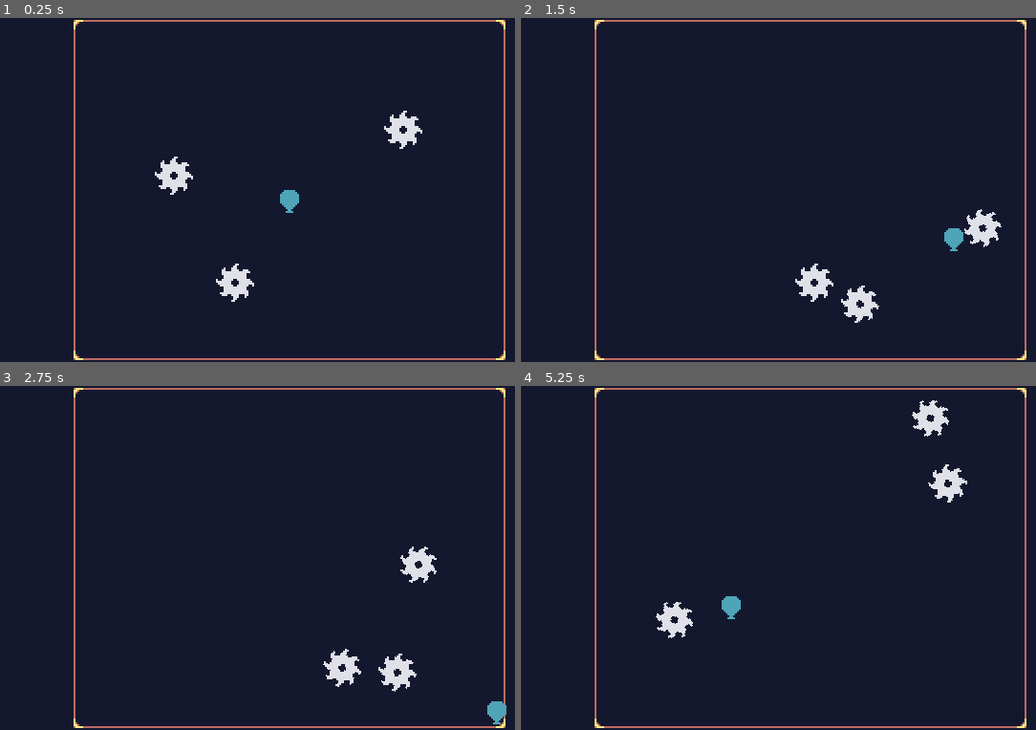
Above: before the commit, frames 1-4 (two rows, left to right).
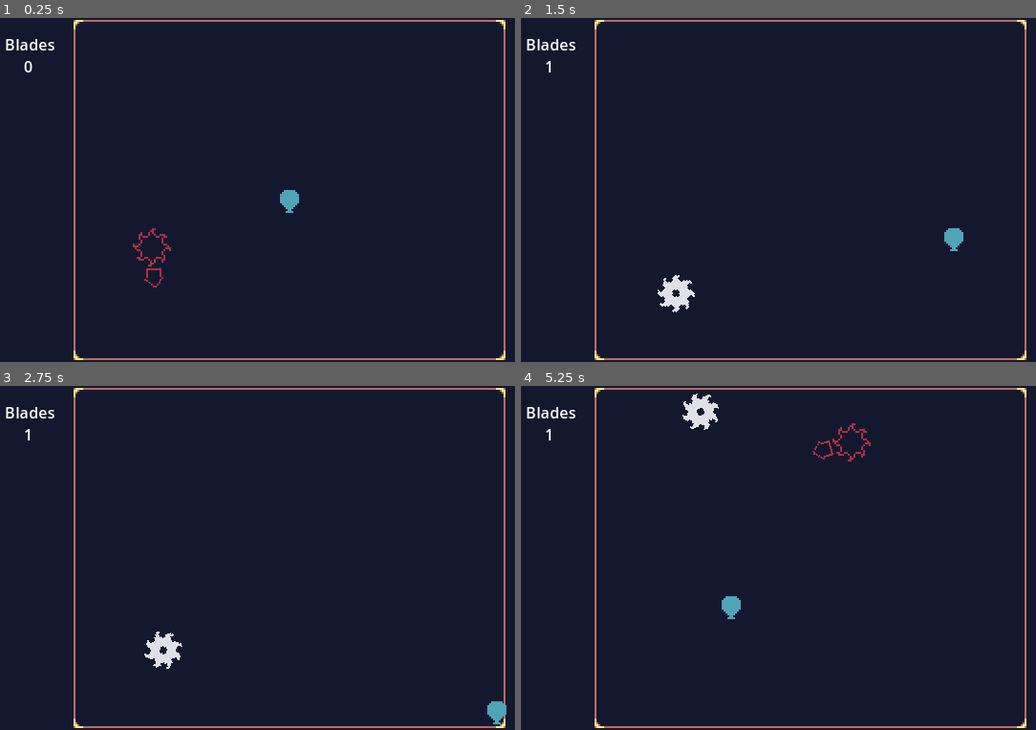
Above: after the commit, the same moments.

Repository: Enzo889/i-am-a-poor-balloon-trying-to-survive-an-endless-rain-of-blades---godot-4
Game: Godot game, scene res://world.tscn
Two runs of this game, one before a commit and one after it. Both use one fixed random seed, a clock stepped at 60 frames per second and the inputs below.
Inputs:
- Up to frame 1 (0.25 s): no input
- Up to frame 2 (1.5 s): hold Right (ui_right) 0.53-1.28 s; hold Down (ui_down) from 1.28 s (still down)
- Up to frame 3 (2.75 s): release Down (ui_down) at 2.03 s; hold Right (ui_right) from 2.03 s (still down)
- Up to frame 4 (5.25 s): release Right (ui_right) at 2.78 s; hold Up (ui_up) 2.78-3.53 s; hold Left (ui_left) 3.53-5.03 s; hold Down (ui_down) from 5.03 s (still down)

The runs differ from the first frame. In frame 1, 1.6% of the frame differs, in the area x 1-83%, y 6-83%; in frame 2, 1.8%; in frame 3, 1.8%; in frame 4, 2.0%, in the area x 1-87%, y 2-74%.

Commit message:
feat: finish turorial part

Diff:
--- a/balloon.gd
+++ b/balloon.gd
@@ -1,11 +1,19 @@
 extends CharacterBody2D
+@onready var hurtbox: Area2D = $Hurtbox
 
 
 const SPEED = 300.0
 const JUMP_VELOCITY = -400.0
 
 
+func _ready():
+	hurtbox.body_entered.connect(_on_hurtbox_body_entered)
+
 func _physics_process(delta):
 	var input_vector = Input.get_vector("ui_left","ui_right", "ui_up", "ui_down")
 	velocity = input_vector * 100
 	move_and_slide()
+
+func _on_hurtbox_body_entered(body):
+	Events.balloon_popped.emit()
+	queue_free()
--- a/balloon.tscn
+++ b/balloon.tscn
@@ -7,7 +7,12 @@
 radius = 5.0
 height = 12.0
 
+[sub_resource type="CapsuleShape2D" id="CapsuleShape2D_rcija"]
+radius = 4.0
+height = 10.0
+
 [node name="Balloon" type="CharacterBody2D"]
+z_index = 10
 collision_layer = 0
 motion_mode = 1
 platform_on_leave = 2
@@ -18,3 +23,11 @@
 
 [node name="CollisionShape2D" type="CollisionShape2D" parent="."]
 shape = SubResource("CapsuleShape2D_r00pq")
+
+[node name="Hurtbox" type="Area2D" parent="."]
+collision_layer = 0
+collision_mask = 2
+
+[node name="CollisionShape2D" type="CollisionShape2D" parent="Hurtbox"]
+shape = SubResource("CapsuleShape2D_rcija")
+debug_color = Color(1, 0, 0.0196078, 0.588235)
--- /dev/null
+++ b/events.gd
@@ -0,0 +1,4 @@
+extends Node
+
+signal saw_blade_added()
+signal balloon_popped()
--- a/project.godot
+++ b/project.godot
@@ -15,6 +15,10 @@
 config/features=PackedStringArray("4.3", "Forward Plus")
 config/icon="res://icon.svg"
 
+[autoload]
+
+Events="*res://events.gd"
+
 [display]
 
 window/size/viewport_width=320
@@ -26,7 +30,7 @@
 [layer_names]
 
 2d_physics/layer_1="world"
-2d_physics/layer_2="balloon"
+2d_physics/layer_2="balloon_hurtbox"
 
 [rendering]
 
--- a/saw_blade.tscn
+++ b/saw_blade.tscn
@@ -1,18 +1,58 @@
-[gd_scene load_steps=4 format=3 uid="uid://d13bboum7b7cx"]
+[gd_scene load_steps=7 format=3 uid="uid://d13bboum7b7cx"]
 
 [ext_resource type="Texture2D" uid="uid://dxfp7b8i53b51" path="res://assets/saw_blade.png" id="1_7dq7e"]
 
 [sub_resource type="PhysicsMaterial" id="PhysicsMaterial_u1akm"]
+friction = 0.0
 bounce = 1.0
 
 [sub_resource type="CircleShape2D" id="CircleShape2D_c1yfn"]
 radius = 8.0
 
+[sub_resource type="Animation" id="Animation_hjo4w"]
+resource_name = "spin"
+loop_mode = 1
+tracks/0/type = "value"
+tracks/0/imported = false
+tracks/0/enabled = true
+tracks/0/path = NodePath("Sprite2D:rotation")
+tracks/0/interp = 1
+tracks/0/loop_wrap = true
+tracks/0/keys = {
+"times": PackedFloat32Array(0, 1),
+"transitions": PackedFloat32Array(1, 1),
+"update": 0,
+"values": [0.0, 1.5708]
+}
+
+[sub_resource type="Animation" id="Animation_1kldp"]
+length = 0.001
+tracks/0/type = "value"
+tracks/0/imported = false
+tracks/0/enabled = true
+tracks/0/path = NodePath("Sprite2D:rotation")
+tracks/0/interp = 1
+tracks/0/loop_wrap = true
+tracks/0/keys = {
+"times": PackedFloat32Array(0),
+"transitions": PackedFloat32Array(1),
+"update": 0,
+"values": [0.0]
+}
+
+[sub_resource type="AnimationLibrary" id="AnimationLibrary_iatpn"]
+_data = {
+"RESET": SubResource("Animation_1kldp"),
+"spin": SubResource("Animation_hjo4w")
+}
+
 [node name="SawBlade" type="RigidBody2D"]
-collision_layer = 0
+z_index = 5
+collision_layer = 2
 physics_material_override = SubResource("PhysicsMaterial_u1akm")
 gravity_scale = 0.0
-linear_velocity = Vector2(50, 45)
+lock_rotation = true
+linear_velocity = Vector2(50, 0)
 linear_damp_mode = 1
 
 [node name="Sprite2D" type="Sprite2D" parent="."]
@@ -20,3 +60,10 @@
 
 [node name="CollisionShape2D" type="CollisionShape2D" parent="."]
 shape = SubResource("CircleShape2D_c1yfn")
+
+[node name="AnimationPlayer" type="AnimationPlayer" parent="."]
+libraries = {
+"": SubResource("AnimationLibrary_iatpn")
+}
+autoplay = "spin"
+speed_scale = 5.0
--- /dev/null
+++ b/saw_blade_telegraph.gd
@@ -0,0 +1,21 @@
+extends Node2D
+
+const SawScene = preload("res://saw_blade.tscn")
+
+@onready var arrow_sprite_2d: Sprite2D = $ArrowSprite2D
+@onready var timer: Timer = $Timer
+
+var direction = Vector2.RIGHT.rotated(randf_range(0, TAU))
+# Called when the node enters the scene tree for the first time.
+func _ready():
+	arrow_sprite_2d.rotation = direction.angle()
+	timer.timeout.connect(_on_timer_timeout)
+	Events.balloon_popped.connect(timer.stop)
+
+func _on_timer_timeout():
+	Events.saw_blade_added.emit()
+	var saw = SawScene.instantiate()
+	saw.position = position
+	saw.linear_velocity = direction * 50
+	get_tree().current_scene.add_child(saw)
+	queue_free()
--- /dev/null
+++ b/saw_blade_telegraph.tscn
@@ -0,0 +1,19 @@
+[gd_scene load_steps=4 format=3 uid="uid://binumxsj01s2e"]
+
+[ext_resource type="Texture2D" uid="uid://q6tojc8wshab" path="res://assets/saw_blade_telegraph.png" id="1_jlu58"]
+[ext_resource type="Script" path="res://saw_blade_telegraph.gd" id="1_urj7p"]
+[ext_resource type="Texture2D" uid="uid://bm7cuvw0dg4n5" path="res://assets/arrow.png" id="2_v3jrx"]
+
+[node name="SawBladeTelegraph" type="Node2D"]
+script = ExtResource("1_urj7p")
+
+[node name="Sprite2D" type="Sprite2D" parent="."]
+texture = ExtResource("1_jlu58")
+
+[node name="ArrowSprite2D" type="Sprite2D" parent="."]
+texture = ExtResource("2_v3jrx")
+offset = Vector2(16, 0)
+
+[node name="Timer" type="Timer" parent="."]
+one_shot = true
+autostart = true
--- /dev/null
+++ b/world.gd
@@ -0,0 +1,26 @@
+extends Node2D
+
+const SawBladeTelegraphScene =  preload("res://saw_blade_telegraph.tscn")
+
+@onready var timer: Timer = $Timer
+@onready var spawn_zone: ColorRect = $SpawnZone
+@onready var saw_count_label: Label = $SawCountLabel
+
+var saw_count = 0
+# Called when the node enters the scene tree for the first time.
+func _ready() -> void:
+	spawn_zone.hide()
+	timer.timeout.connect(_on_timer_timeout)
+	Events.balloon_popped.connect(timer.stop)
+	Events.saw_blade_added.connect(update_saw_count)
+
+func update_saw_count():
+	saw_count += 1
+	saw_count_label.text = "Blades\n" + str(saw_count)
+func _on_timer_timeout():
+	var saw_blade_telegraph = SawBladeTelegraphScene.instantiate()
+	var rect = spawn_zone.get_global_rect()
+	var saw_x = randf_range(rect.position.x, rect.end.x)
+	var saw_y = randf_range(rect.position.y, rect.end.y)
+	saw_blade_telegraph.position = Vector2(saw_x, saw_y)
+	add_child(saw_blade_telegraph)
--- a/world.tscn
+++ b/world.tscn
@@ -1,8 +1,9 @@
-[gd_scene load_steps=6 format=3 uid="uid://bqcyjim5fhbf3"]
+[gd_scene load_steps=8 format=3 uid="uid://bqcyjim5fhbf3"]
 
+[ext_resource type="Script" path="res://world.gd" id="1_2yd1c"]
 [ext_resource type="Texture2D" uid="uid://b40ykwmg7qc6g" path="res://assets/background.png" id="1_faxff"]
 [ext_resource type="PackedScene" uid="uid://b3ryy5ax5fagy" path="res://balloon.tscn" id="2_5r4e6"]
-[ext_resource type="PackedScene" uid="uid://d13bboum7b7cx" path="res://saw_blade.tscn" id="3_ulluv"]
+[ext_resource type="PackedScene" uid="uid://binumxsj01s2e" path="res://saw_blade_telegraph.tscn" id="3_u4bcr"]
 
 [sub_resource type="RectangleShape2D" id="RectangleShape2D_g8f3e"]
 size = Vector2(47, 208)
@@ -10,7 +11,12 @@
 [sub_resource type="RectangleShape2D" id="RectangleShape2D_oji36"]
 size = Vector2(320, 28)
 
+[sub_resource type="LabelSettings" id="LabelSettings_klodm"]
+line_spacing = 0.0
+font_size = 8
+
 [node name="World" type="Node2D"]
+script = ExtResource("1_2yd1c")
 
 [node name="BackgroundSprite" type="Sprite2D" parent="."]
 texture = ExtResource("1_faxff")
@@ -41,11 +47,26 @@
 [node name="Balloon" parent="." instance=ExtResource("2_5r4e6")]
 position = Vector2(160, 96)
 
-[node name="SawBlade" parent="." instance=ExtResource("3_ulluv")]
-position = Vector2(88, 72)
+[node name="SawBladeTelegraph" parent="." instance=ExtResource("3_u4bcr")]
+position = Vector2(88, 120)
 
-[node name="SawBlade2" parent="." instance=ExtResource("3_ulluv")]
-position = Vector2(120, 128)
+[node name="Timer" type="Timer" parent="."]
+wait_time = 5.0
+autostart = true
 
-[node name="SawBlade3" parent="." instance=ExtResource("3_ulluv")]
-position = Vector2(208, 48)
+[node name="SpawnZone" type="ColorRect" parent="."]
+offset_left = 56.0
+offset_top = 8.0
+offset_right = 264.0
+offset_bottom = 168.0
+color = Color(0.956863, 0, 0, 0.152941)
+
+[node name="SawCountLabel" type="Label" parent="."]
+offset_top = 8.0
+offset_right = 48.0
+offset_bottom = 32.0
+text = "Blades
+0"
+label_settings = SubResource("LabelSettings_klodm")
+horizontal_alignment = 1
+vertical_alignment = 1
Not shown: 1 places in balloon.tscn that only renumber resources
Not shown, added: export_presets.cfg
